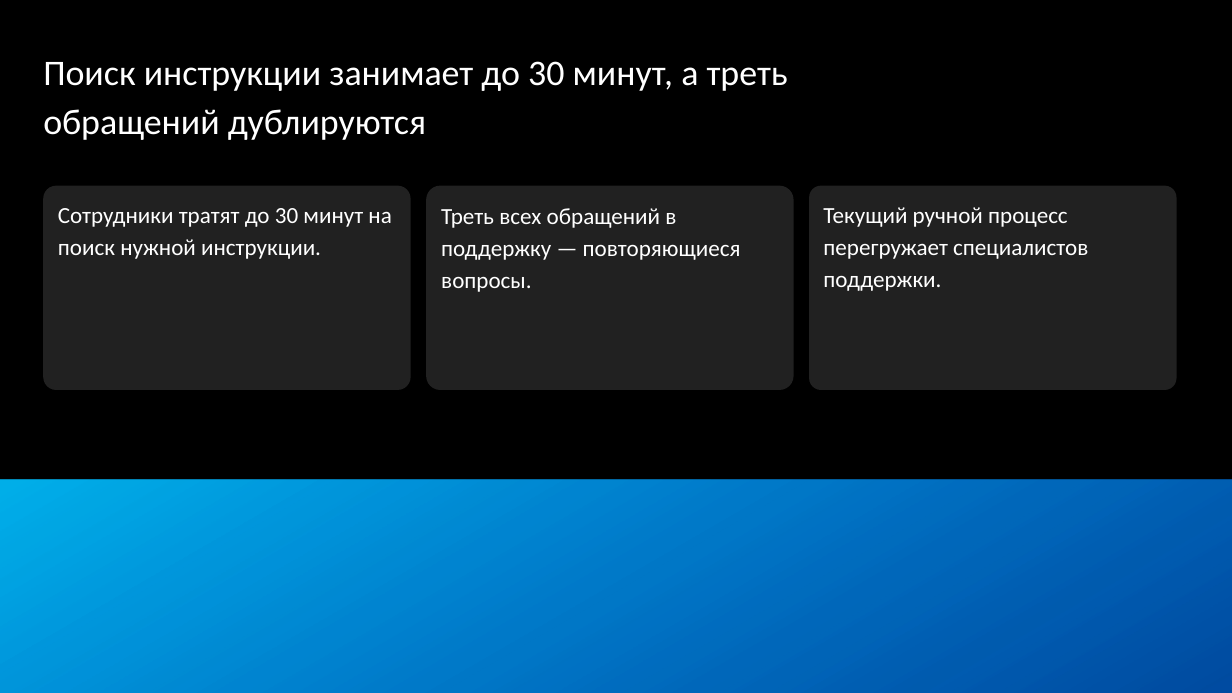
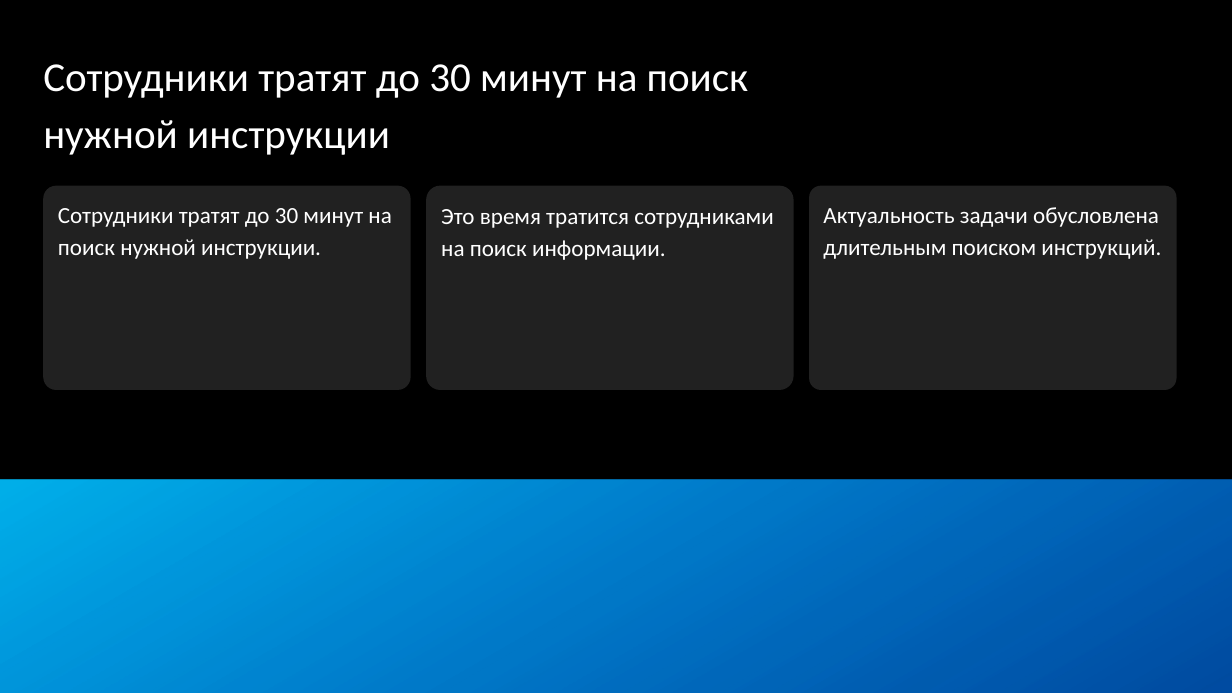
Before and after one commit to temurysega/lct_vk, a slide deck: slide 2 of deliverables/vk-workspace-balanced.pptx. Drawn at 1232x693 pixels with LibreOffice and Linux fonts; fonts in the diff are those of the drawing; background and template pictures are left out. Boxes give left, top, right and bottom in pixels: in the first picture for what was removed or moved away, otherwise in the second. Text is boxed around its words. In the diff, an @@ line names an element or a change of style, - is before the commit and + after.

```diff
--- a/deliverables/vk-workspace-balanced.pptx
+++ b/deliverables/vk-workspace-balanced.pptx
@@ title at (43,64,749,155): text changed; size 28 to 32 pt @@
-Поиск инструкции занимает до 30 минут, а треть обращений дублируются
+Сотрудники тратят до 30 минут на поиск нужной инструкции
@@ text in rounded rectangle at (441,209,773,260): text changed @@
-Треть всех обращений в поддержку — повторяющиеся вопросы.
+Это время тратится сотрудниками на поиск информации.
@@ text in rounded rectangle at (823,207,1161,259): text changed @@
-Текущий ручной процесс перегружает специалистов поддержки.
+Актуальность задачи обусловлена длительным поиском инструкций.
```
Also in this commit, not shown: 4 other slides changed, 5 slides added, 7 slides removed, 30 other files.
